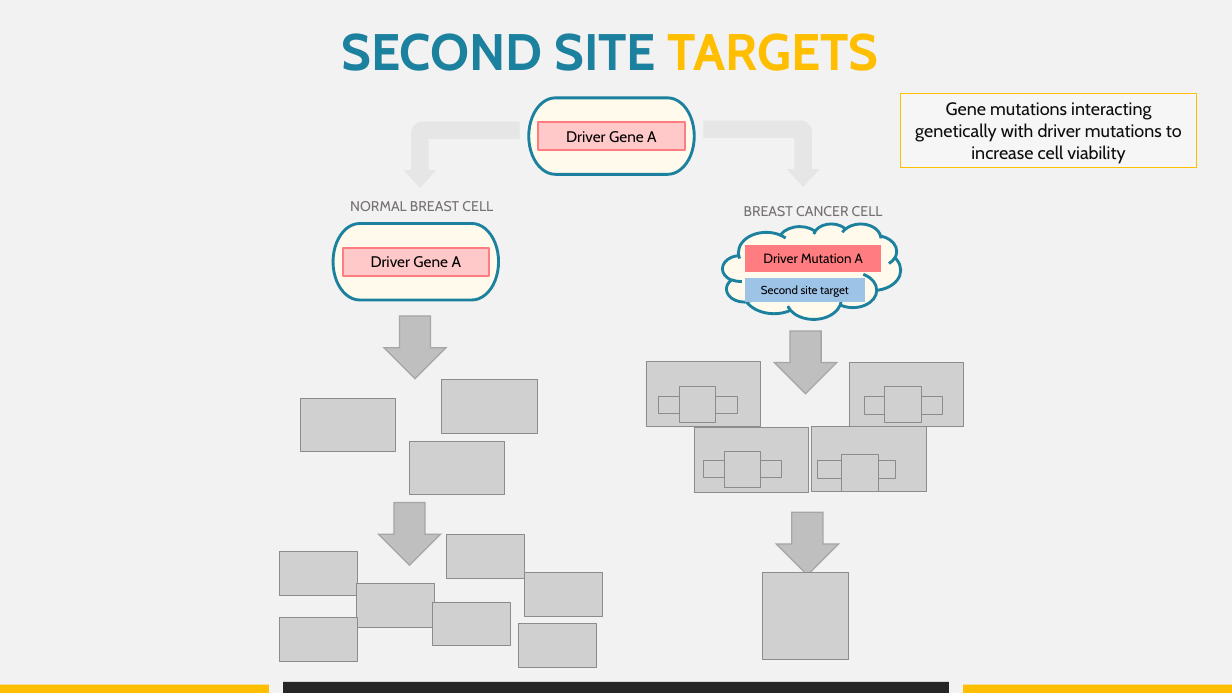
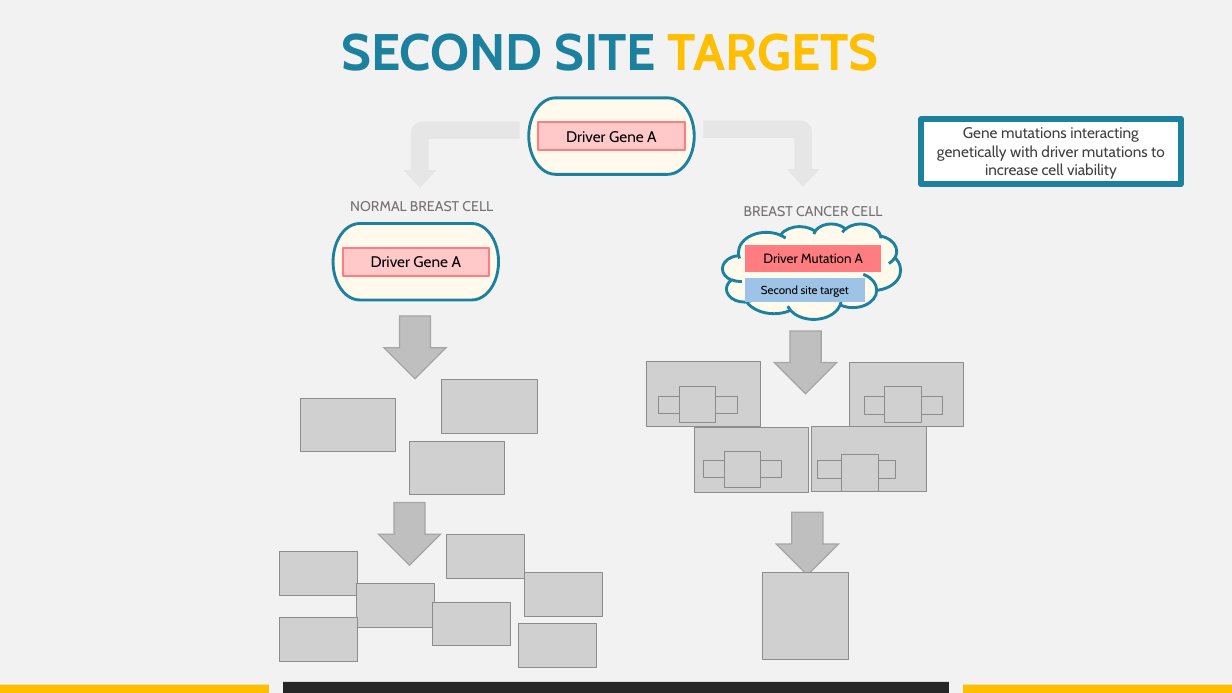
Before and after one commit to datascience-mobi/group-04-project-1-4, a slide deck: slide 6 of Project proposal_presentation_V1.pptx. Drawn at 1232x693 pixels with LibreOffice and Linux fonts; fonts in the diff are those of the drawing; grey boxes stand for pictures. Boxes give left, top, right and bottom in pixels: in the first picture for what was removed or moved away, otherwise in the second. Text is boxed around its words. In the diff, an @@ line names an element or a change of style, - is before the commit and + after.

```diff
--- a/Project proposal_presentation_V1.pptx
+++ b/Project proposal_presentation_V1.pptx
@@ rectangle "Gene mutations interacting genetically with ...": place and size @@
-rectangle "Gene mutations interacting genetically with ..." at [901, 93, 1197, 168]
+rectangle "Gene mutations interacting genetically with ..." at [921, 119, 1181, 185]
@@ rectangle "Gene mutations interacting genetically with ..." at [921, 119, 1181, 185]: size 14 to 12 pt, text colour #0D0D0D to #404040; fill #FFFFFF at 37% opacity to #FFFFFF; outline #FFBE00 0.75 pt to #1C819E 4.5 pt @@
```
Also in this commit, not shown: 4 other slides changed, 1 slide removed.
